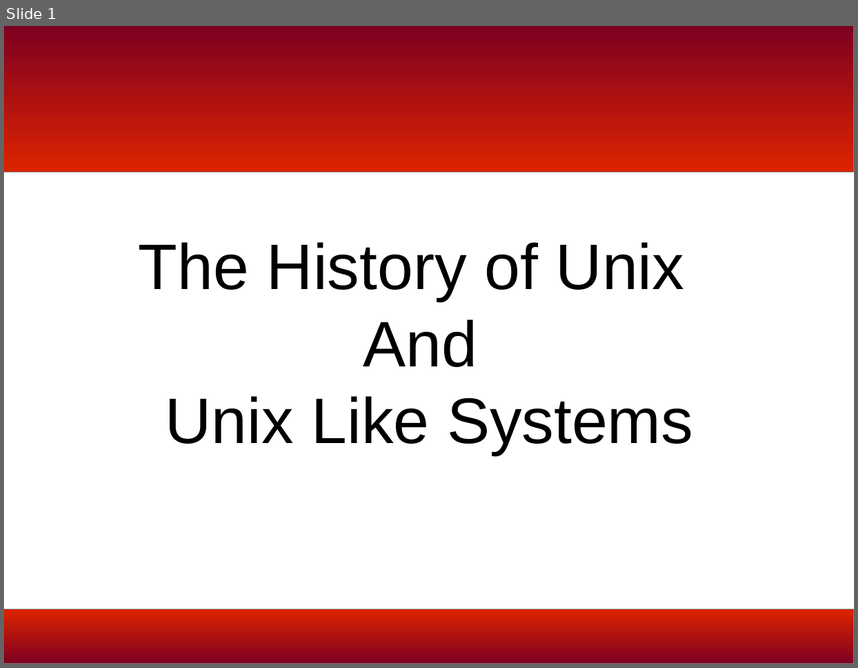
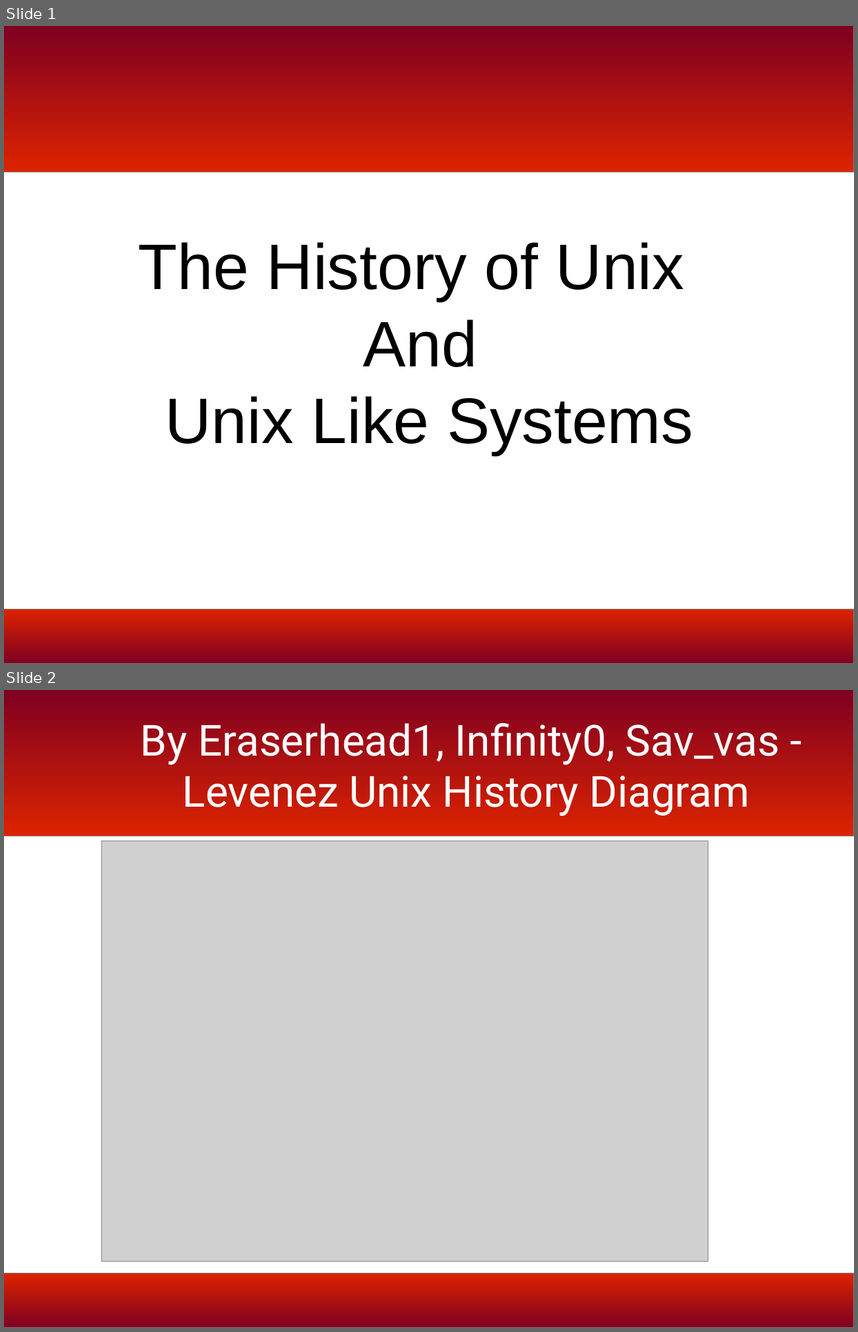
Before and after one commit to bmac2/BSD-Meetup-Files, a slide deck: bsd-history-slides.odp. Shown one above the other, each under a label of ours: slide 1 before the commit, slides 1 and 2 after it. The pictures are 858x668 and 858x1332 pixels, drawn with LibreOffice and Linux fonts; fonts in the diff are those of the drawing; grey boxes stand for pictures; background and template pictures are left out. Boxes give left, top, right and bottom in pixels: in the first picture for what was removed or moved away, otherwise in the second. Text is boxed around its words. In the diff, an @@ line names an element or a change of style, - is before the commit and + after.

```diff
--- a/bsd-history-slides.odp
+++ b/bsd-history-slides.odp
@@ slide 2 added at <box>4,690,854,1328</box>, background #FFFFFF; not listed: 2 template elements that a slide beside it also shows @@
@@ title added at <box>141,722,780,816</box>, 40 pt, text #FFFFFF @@
+By Eraserhead1, Infinity0, Sav_vas - Levenez Unix History Diagram
@@ picture added at <box>102,840,709,1261</box> @@
```
Also in this commit, not shown: 30 slides changed, 1 other file.
